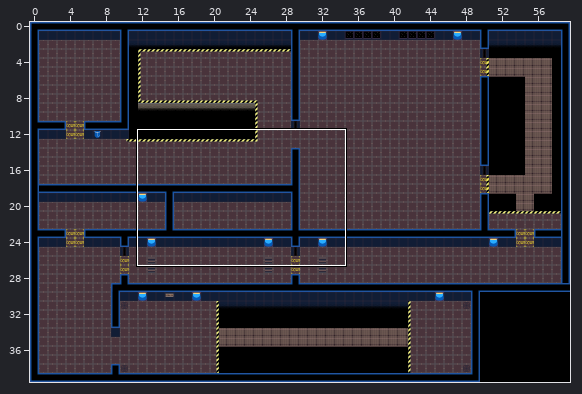
Tiled map: assets-private/tiled/demo-01.tmx. Above: a wide view before the commit, with the close-up outlined.
Close-up. Old version:
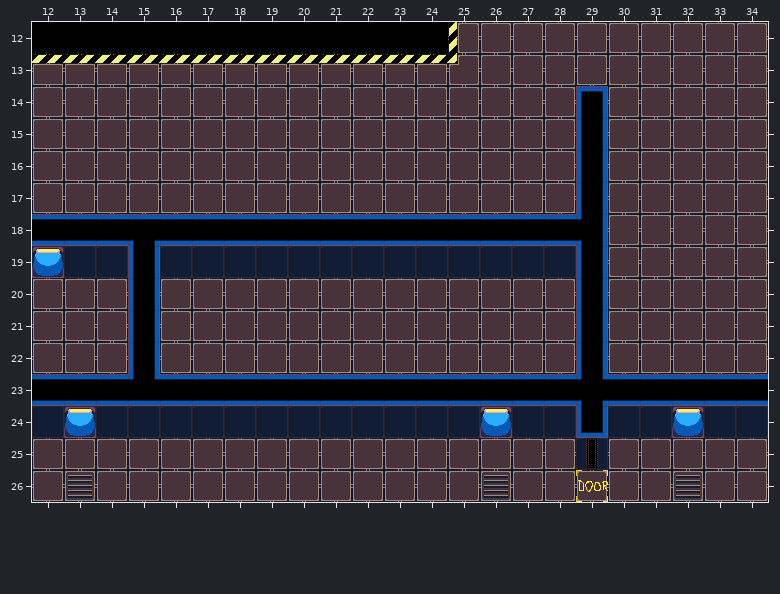
Cells are 32x32 px. Shown: x 12..34, y 12..26.
After:
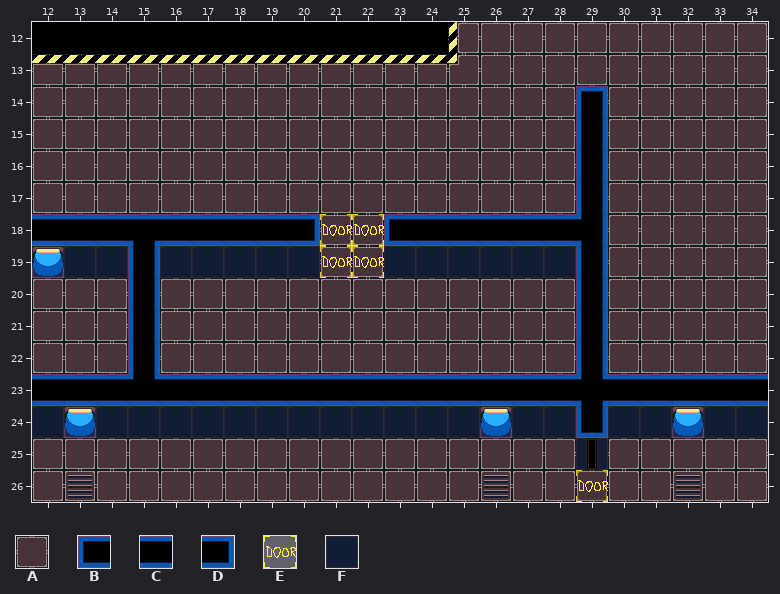
Key: from "Core Tiles": A 7, B 20, C 21, D 22, E 28, F 36.
_ is an empty cell.
The exact change:
Layer "Tiles":
The edit turns tile C into tile A in row 18 at x 21 to 22.
The edit turns tile F into tile A in row 19 at x 21 to 22.
The edit turns tile C into tile B in row 18 at x 23.
The edit turns tile C into tile D in row 18 at x 20.
Layer "Decor":
There is now tile E in rows 18 to 19 at x 21 to 22.
